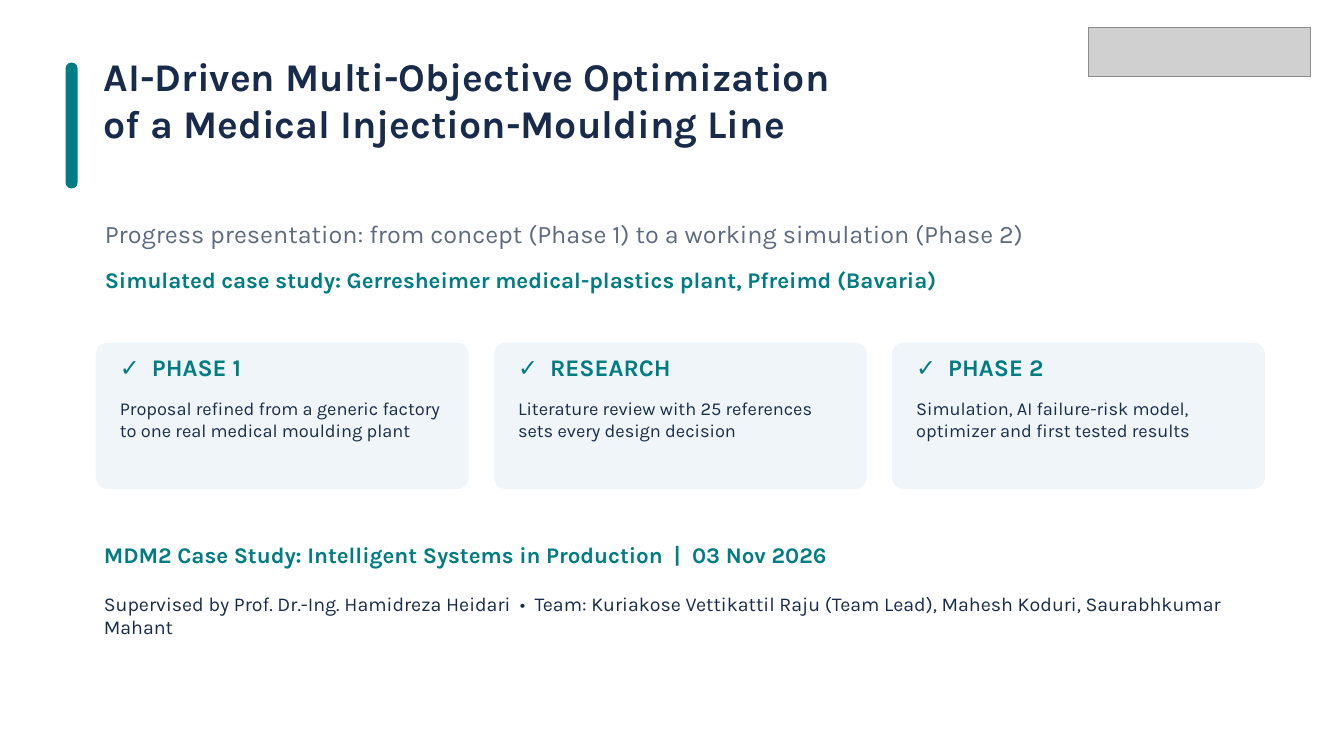
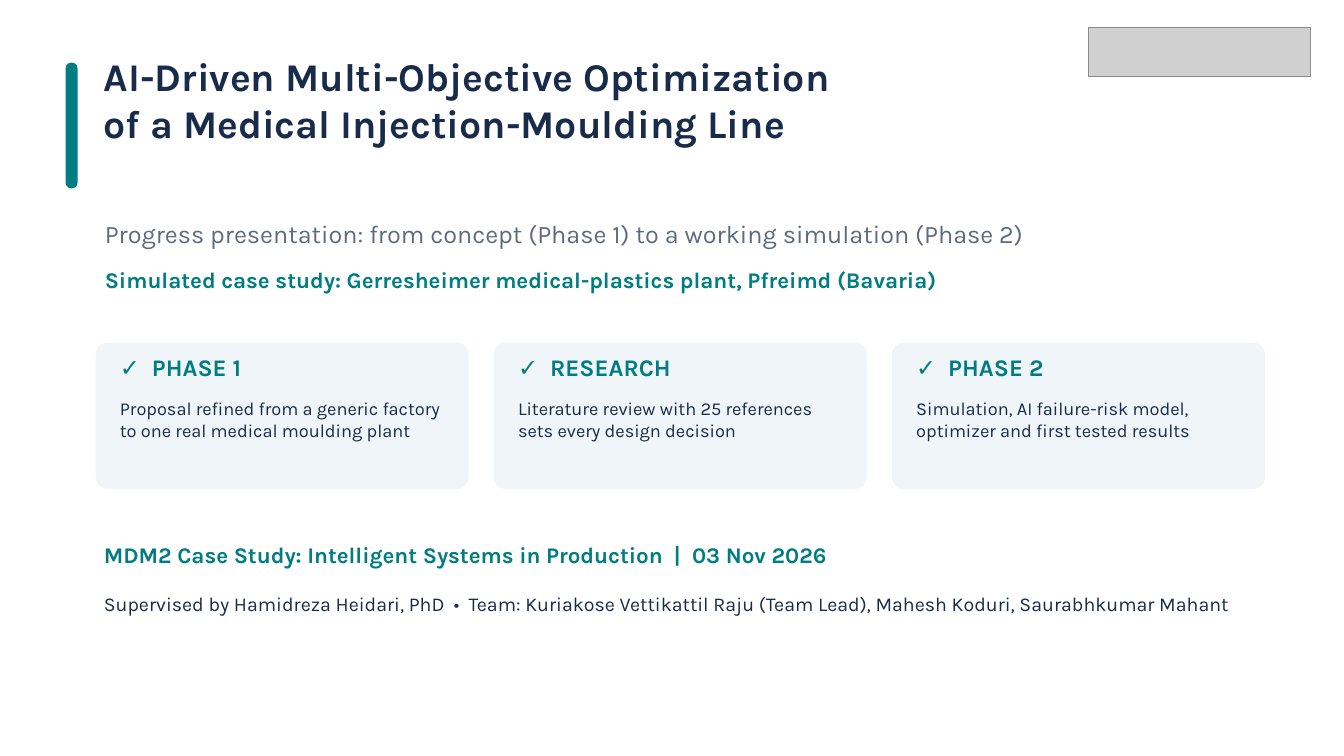
Before and after one commit to MaheshBhushan/Case-Study-Intelligent-Systems, a slide deck: slide 1 of Progress_Presentation_Gerresheimer_Pfreimd.pptx. Drawn at 1344x756 pixels with LibreOffice and Linux fonts; fonts in the diff are those of the drawing; grey boxes stand for pictures. Boxes give left, top, right and bottom in pixels: in the first picture for what was removed or moved away, otherwise in the second. Text is boxed around its words. In the diff, an @@ line names an element or a change of style, - is before the commit and + after.

```diff
--- a/Progress_Presentation_Gerresheimer_Pfreimd.pptx
+++ b/Progress_Presentation_Gerresheimer_Pfreimd.pptx
@@ text at (104, 597, 1228, 616): text changed @@
-Supervised by Prof. Dr.-Ing. Hamidreza Heidari • Team: Kuriakose Vettikattil Raju (Team Lead), Mahesh Koduri, Saurabhkumar Mahant
+Supervised by Hamidreza Heidari, PhD • Team: Kuriakose Vettikattil Raju (Team Lead), Mahesh Koduri, Saurabhkumar Mahant
```
Also in this commit, not shown: 2 other slides changed, 23 other files.
